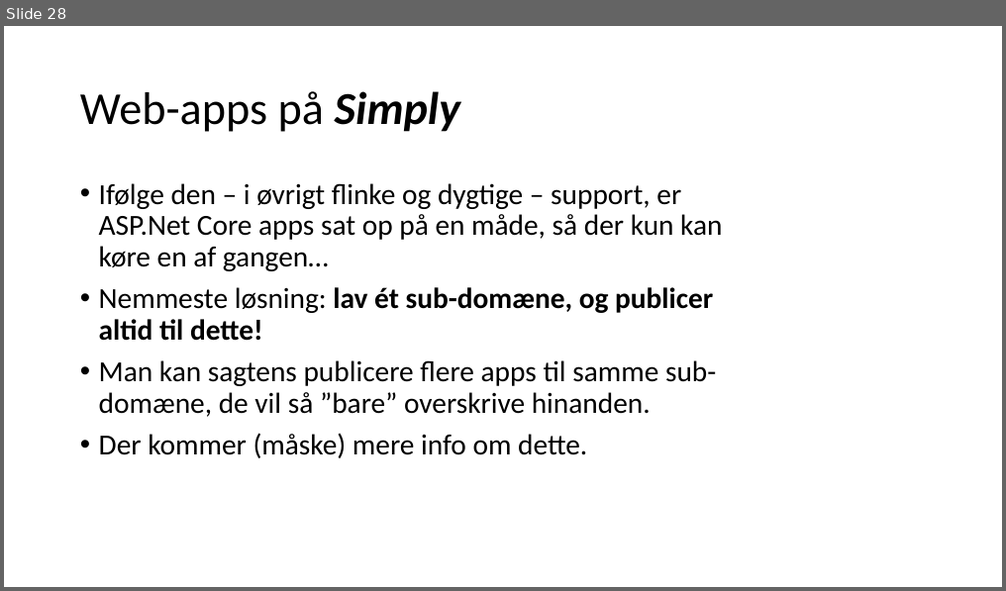
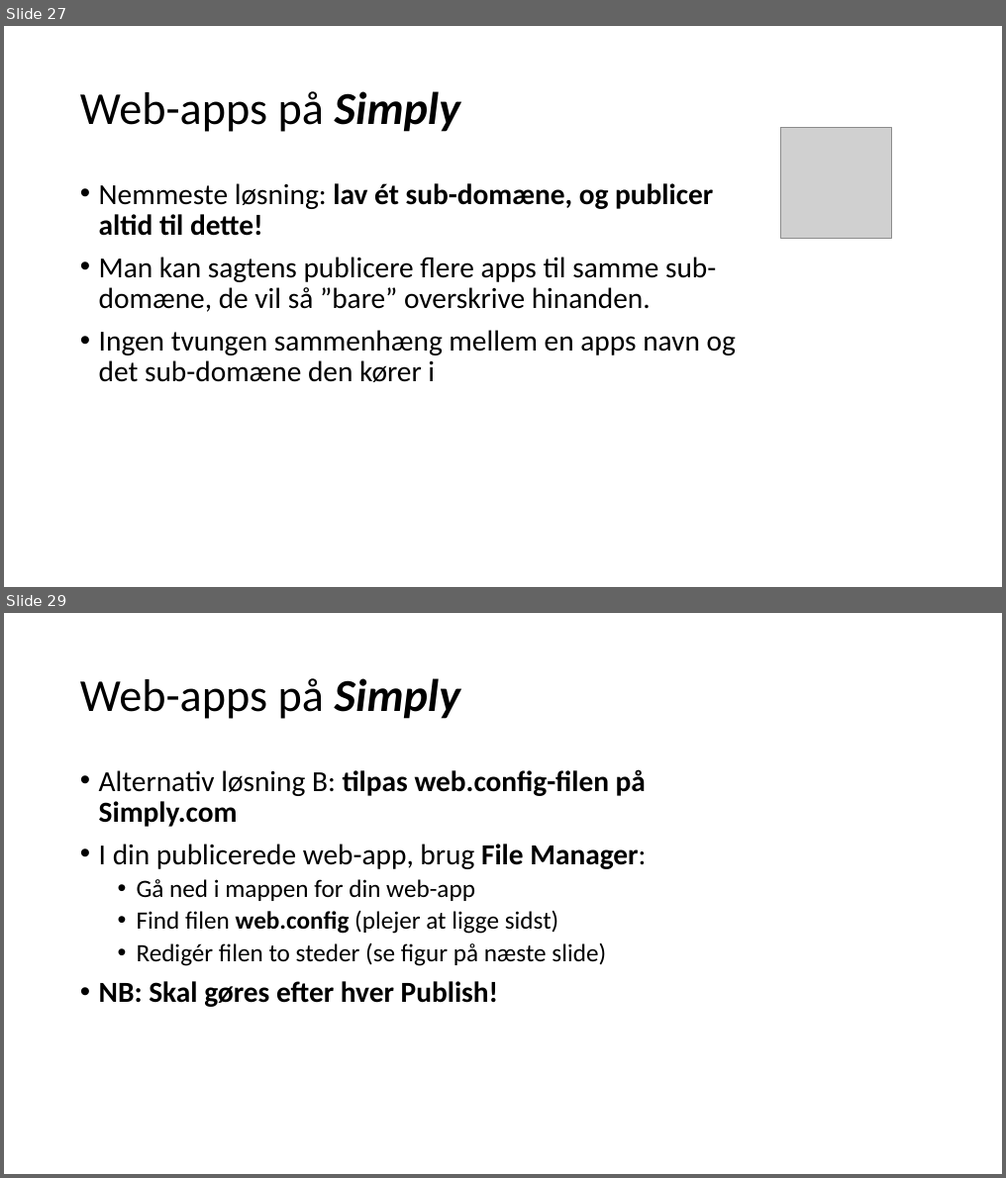
Before and after one commit to perslaursen/OOProg22, a slide deck: Chap/Misc/SimplyWebHosting.pptx. Shown one above the other, each under a label of ours: slide 28 before the commit, slides 27 and 29 after it; the slides between them are not shown. The pictures are 1006x591 and 1006x1178 pixels, drawn with LibreOffice and Linux fonts; fonts in the diff are those of the drawing; grey boxes stand for pictures. Boxes give left, top, right and bottom in pixels: in the first picture for what was removed or moved away, otherwise in the second. Text is boxed around its words. In the diff, an @@ line names an element or a change of style, - is before the commit and + after.

```diff
--- a/Chap/Misc/SimplyWebHosting.pptx
+++ b/Chap/Misc/SimplyWebHosting.pptx
@@ slide 29 added at (x1=4, y1=613, x2=1002, y2=1174), background #FFFFFF @@
@@ title added at (x1=80, y1=678, x2=460, y2=719), 44 pt, text #000000 @@
+Web-apps på Simply
@@ text added at (x1=99, y1=769, x2=646, y2=1007), 28 pt, text #000000 @@
+• Alternativ løsning B: tilpas web.config-filen på Simply.com
+• I din publicerede web-app, brug File Manager:
+  • Gå ned i mappen for din web-app
+  • Find filen web.config (plejer at ligge sidst)
+  • Redigér filen to steder (se figur på næste slide)
+• NB: Skal gøres efter hver Publish!
@@ what was slide 28 is now slide 27 @@
@@ slide 27 changed as well @@
@@ picture added at (x1=781, y1=128, x2=892, y2=239) @@
@@ text at (x1=99, y1=183, x2=722, y2=272): paragraph removed @@
-• Ifølge den – i øvrigt flinke og dygtige – support, er ASP.Net Core apps sat op på en måde, så der kun kan køre en af gangen…
@@ text at (x1=99, y1=330, x2=736, y2=382): text changed @@
-• Der kommer (måske) mere info om dette.
+• Ingen tvungen sammenhæng mellem en apps navn og det sub-domæne den kører i
```
Also in this commit, not shown: 9 other slides changed, 20 other slides added, 19 slides removed.
